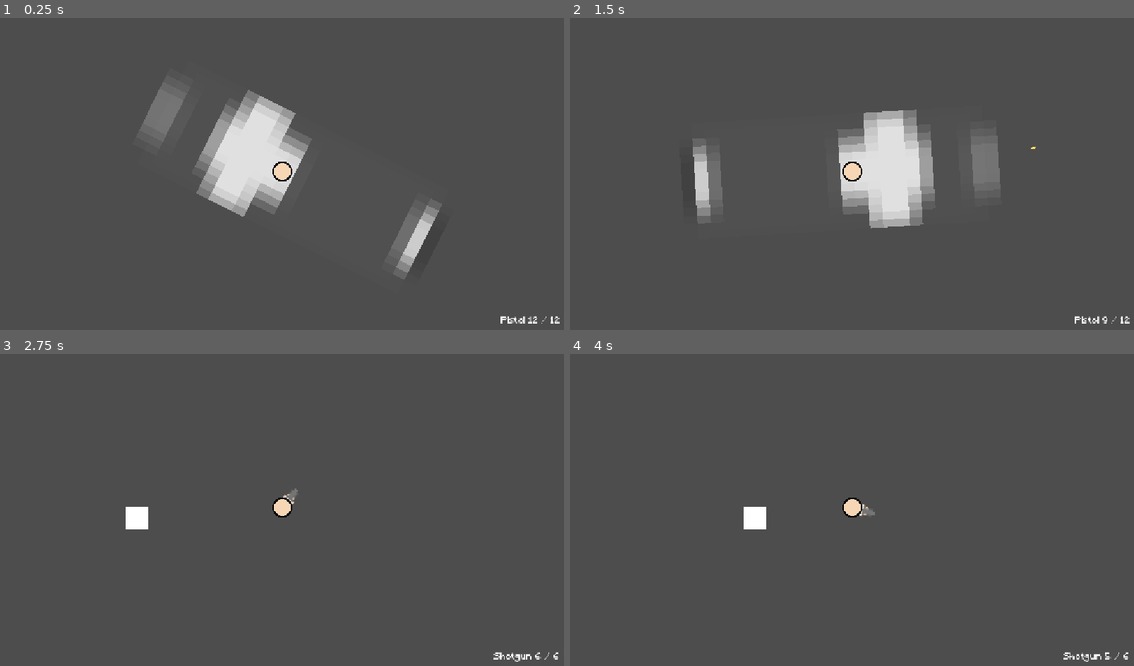
Above: before the commit, frames 1-4 (two rows, left to right).
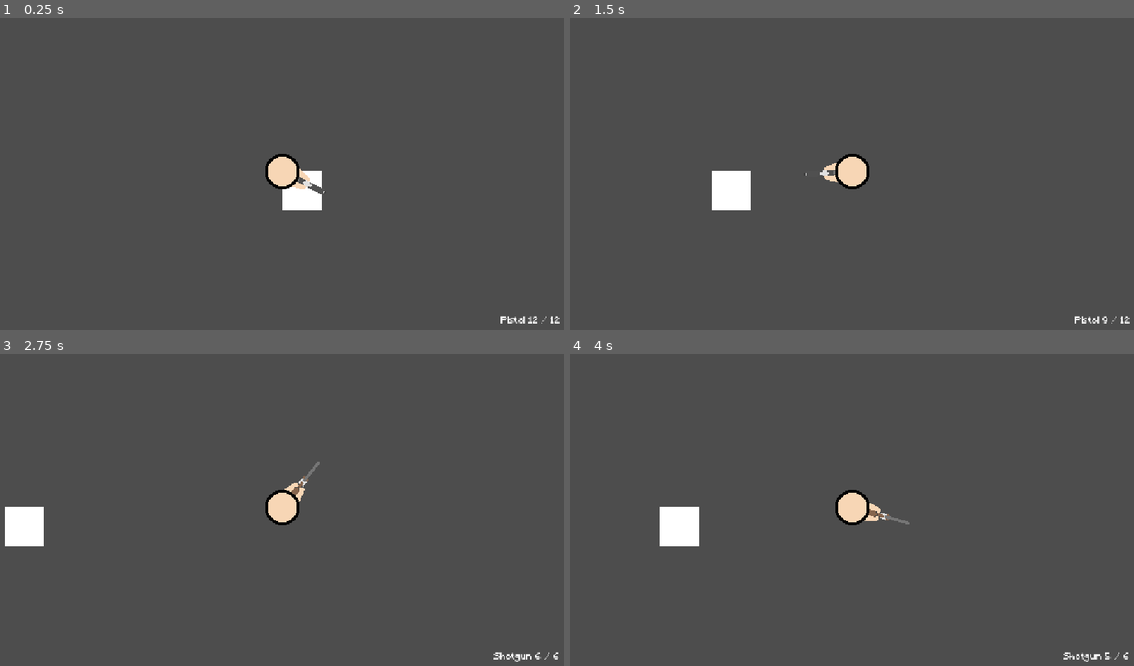
Above: after the commit, the same moments.

Repository: ArifD2286/Shamble-Chamber
Game: Godot game, scene res://game.tscn
The game is run twice, just before and just after one commit, with the same random seed, the same clock (stepped at 60 frames per second) and the same inputs.
Inputs (mouse positions are in pixels of both pictures, inside the frame that each line leads up to):
- Up to frame 1 (0.25 s): no input
- Up to frame 2 (1.5 s): tap Enter at 0.5 s; move the mouse to (976, 155) at 0.52 s; press the mouse at (976, 155) at 0.53 s; hold D (right) 0.53-1.25 s; tap Space at 0.77 s; release the mouse at (976, 155) at 1.25 s; drag from (739, 186) to (1043, 142) at 1.27 s
- Up to frame 3 (2.75 s): tap Space at 2 s; move the mouse to (338, 438) at 2.02 s; hold D (right) from 2.03 s (still down); tap 2 (slot_2) at 2.1 s
- Up to frame 4 (4 s): release D (right) at 2.75 s; drag from (823, 572) to (682, 460) at 2.77 s; tap Enter at 3.5 s; move the mouse to (1021, 553) at 3.52 s; hold A (left) from 3.53 s (still down); tap Alt at 3.6 s; tap Space at 3.77 s

The runs differ from the first frame. In frame 1, 7.5% of the frame differs, in the area x 24-78%, y 20-82%; in frame 2, 7.6%, in the area x 21-83%, y 29-68%; in frame 3, 1.7%; in frame 4, 1.8%.

Commit message:
Update 1.10
Changes:
- Fixed the visual issue with the gun textures :D
- Changed each gun's settings (sprite offset, bullets spawn offset, etc)

Diff:
--- a/shamble-chamber/game.tscn
+++ b/shamble-chamber/game.tscn
@@ -30,7 +30,7 @@
 shape = SubResource("CircleShape2D_e2o6t")
 
 [node name="Camera2D" type="Camera2D" parent="CharacterBody2D" unique_id=1360198840]
-zoom = Vector2(1.125, 1.125)
+zoom = Vector2(2, 2)
 
 [node name="Arm" type="Line2D" parent="CharacterBody2D" unique_id=1161595177]
 texture_filter = 1
@@ -48,22 +48,18 @@
 begin_cap_mode = 2
 end_cap_mode = 2
 
-[node name="Gun" type="Line2D" parent="CharacterBody2D" unique_id=1810243097]
-points = PackedVector2Array(20, 0, 42, 0)
-width = 6.0
-default_color = Color(0.45882353, 0.45882353, 0.45882353, 1)
-
 [node name="GunSprite" type="Sprite2D" parent="CharacterBody2D" unique_id=331868601]
 texture_filter = 1
-position = Vector2(22, 0)
+position = Vector2(2.1457672e-06, 0)
 rotation = 1.5707964
+scale = Vector2(1.5, 1.5)
 texture = ExtResource("6_mfdv2")
 
 [node name="Head" type="Node2D" parent="CharacterBody2D" unique_id=848196784]
 script = ExtResource("2_e2o6t")
 
 [node name="Muzzle" type="Marker2D" parent="CharacterBody2D" unique_id=1280840808]
-position = Vector2(44, 0)
+position = Vector2(50, 0)
 
 [node name="CanvasLayer" type="CanvasLayer" parent="." unique_id=188330152]
 
--- a/shamble-chamber/gun_data.gd
+++ b/shamble-chamber/gun_data.gd
@@ -22,6 +22,6 @@
 @export var reload_sound: AudioStream
 @export var empty_shot_sound: AudioStream
 @export var gun_texture: Texture2D
-@export var muzzle_offset: Vector2 = Vector2(44,0)
+@export var muzzle_offset: Vector2 = Vector2(50,0)
 @export var gun_offset: Vector2 = Vector2.ZERO
 @export var gun_scale: Vector2 = Vector2.ONE
--- a/shamble-chamber/pistol.tres
+++ b/shamble-chamber/pistol.tres
@@ -13,5 +13,6 @@
 reload_sound = ExtResource("2_tpcoa")
 empty_shot_sound = ExtResource("1_lpocc")
 gun_texture = ExtResource("2_sg5fs")
-gun_scale = Vector2(14, 24)
+gun_offset = Vector2(0, -21)
+gun_scale = Vector2(1.5, 1.5)
 metadata/_custom_type_script = "uid://dukio7lxeheam"
--- a/shamble-chamber/shotgun.tres
+++ b/shamble-chamber/shotgun.tres
@@ -18,4 +18,7 @@
 reload_sound = ExtResource("2_b2712")
 empty_shot_sound = ExtResource("1_laf2e")
 gun_texture = ExtResource("2_3o8ei")
+muzzle_offset = Vector2(60, 0)
+gun_offset = Vector2(0, -25)
+gun_scale = Vector2(1.5, 1.5)
 metadata/_custom_type_script = "uid://dukio7lxeheam"
Binary file changed: shamble-chamber/assets/pistol_texture.png
Binary file changed: shamble-chamber/assets/shotgun_texture.png
